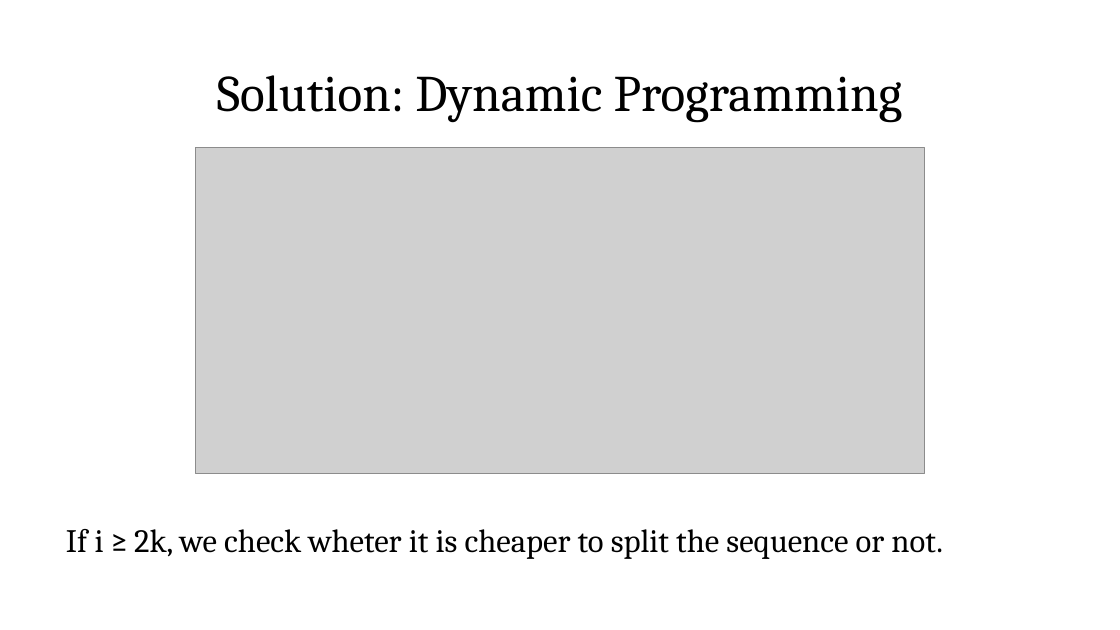
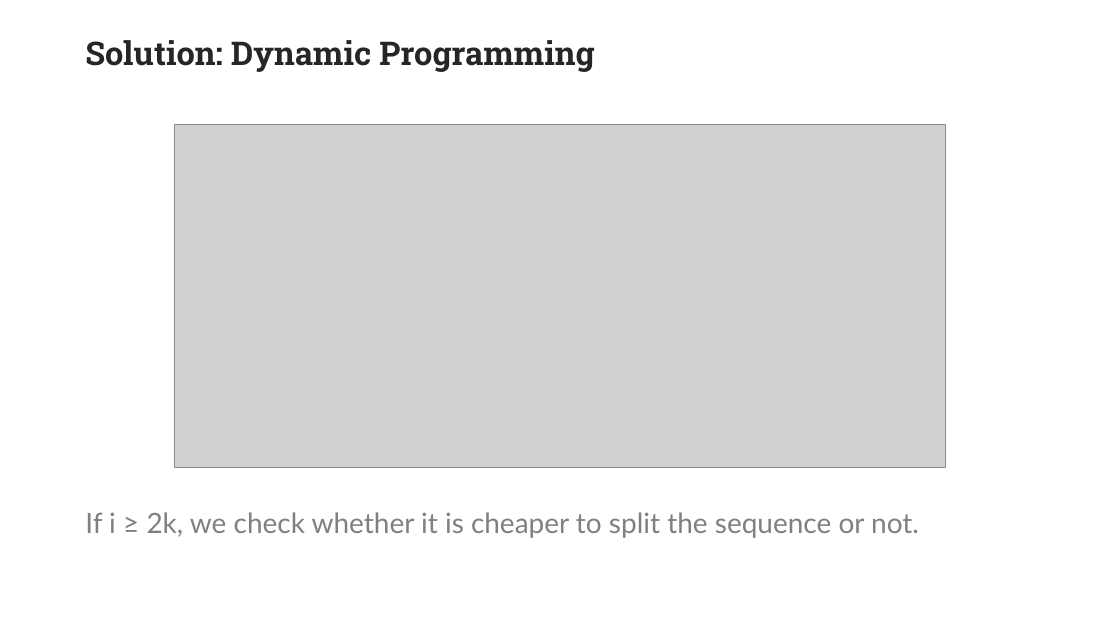
Before and after one commit to ManuManu97/k-degree, a slide deck: slide 6 of Presentazione.pptx (slide 5 before the commit). Drawn at 1120x630 pixels with LibreOffice and Linux fonts; fonts in the diff are those of the drawing; grey boxes stand for pictures; background and template pictures are left out. Boxes give left, top, right and bottom in pixels: in the first picture for what was removed or moved away, otherwise in the second. Text is boxed around its words. In the diff, an @@ line names an element or a change of style, - is before the commit and + after.

```diff
--- a/Presentazione.pptx
+++ b/Presentazione.pptx
@@ title "Solution: Dynamic Programming" at [85, 40, 594, 72]: size 44 to 28 pt, font Cambria to Roboto Slab, text colour #000000 to #262626, bold on; alignment centre to left; vertical alignment middle to top @@
@@ picture: place and size @@
-picture at [196, 148, 925, 474]
+picture at [175, 124, 945, 467]
@@ text at [85, 512, 919, 538]: text changed; size 28 to 24 pt; font Cambria to Lato; text colour #000000 to #808080 @@
-If i ≥ 2k, we check wheter it is cheaper to split the sequence or not.
+If i ≥ 2k, we check whether it is cheaper to split the sequence or not.
```
Also in this commit, not shown: 15 other slides changed, 3 slides added, 2 slides removed.
